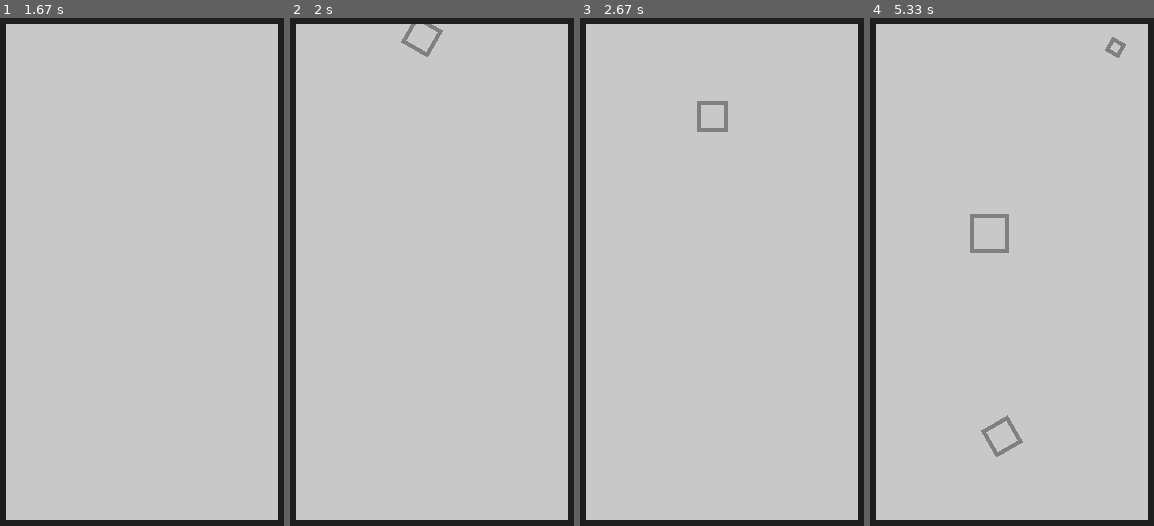
Above: before the commit, frames 1-4 (left to right).
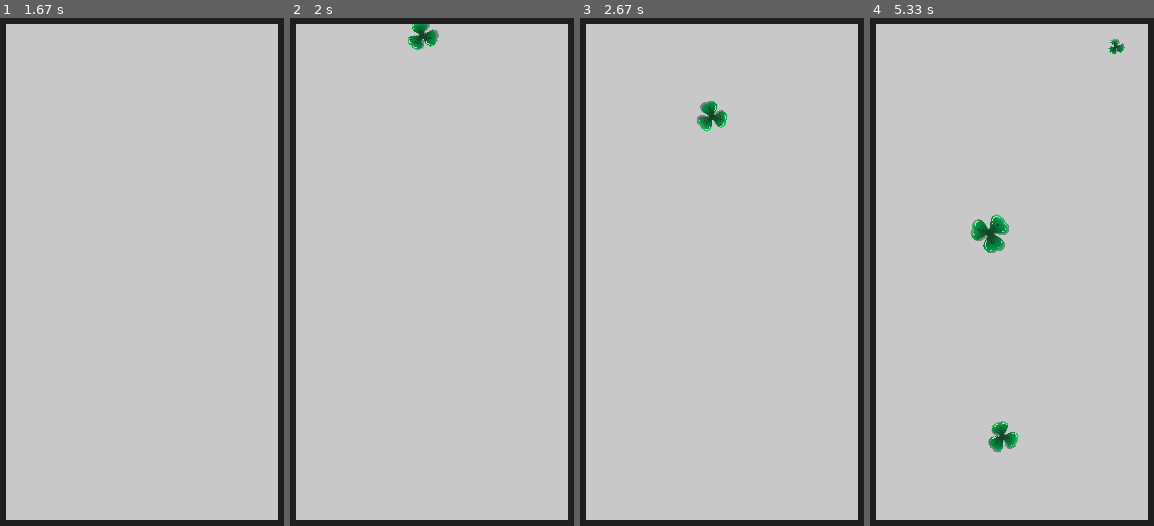
Above: after the commit, the same moments.

Repository: pyGuru123/pygame-quickies
Game: pygame game, started from Rotation/rotate_rect.py
The game is run twice, just before and just after one commit, with the same random seed, the same clock (stepped at 60 frames per second) and the same inputs.
Inputs:
- Up to frame 1 (1.67 s): no input
- Up to frame 2 (2 s): no input
- Up to frame 3 (2.67 s): no input
- Up to frame 4 (5.33 s): no input

Frame 1 is identical in both runs. In frame 2, 0.5% of the frame differs, in the area x 39-54%, y 1-8%; in frame 3, 0.6%; in frame 4, 1.6%, in the area x 35-91%, y 3-87%.

Commit message:
added image rotation

Diff:
--- a/Rotation/rotate_rect.py
+++ b/Rotation/rotate_rect.py
@@ -2,7 +2,7 @@
 import random
 
 class Square(pygame.sprite.Sprite):
-	def __init__(self, x, y):
+	def __init__(self, x, y, image=None):
 		super(Square, self).__init__()
 
 		self.win = win
@@ -11,15 +11,24 @@
 		self.angle = 0
 
 		self.side = random.randint(15, 40)
-
-		self.surface = pygame.Surface((self.side, self.side), pygame.SRCALPHA)
-		self.surface.set_colorkey((200,200,200))
-		self.rect = self.surface.get_rect(center=(x, y))
+		self.image = None
+		if image:
+			self.image = pygame.image.load(image)
+			self.image = pygame.transform.scale(self.image, (self.side, self.side))
+			self.rect = self.image.get_rect(center=(x, y))
+		else:
+			self.surface = pygame.Surface((self.side, self.side), pygame.SRCALPHA)
+			self.surface.set_colorkey((200,200,200))
+			self.rect = self.surface.get_rect(center=(x, y))
 
 	def update(self, win):
 		center = self.rect.center
 		self.angle = (self.angle + self.speed) % 360
-		image = pygame.transform.rotate(self.surface , self.angle)
+		if self.image:
+			image = pygame.transform.rotate(self.image , self.angle)
+			self.rect.x += random.randint(-1, 1)
+		else:
+			image = pygame.transform.rotate(self.surface , self.angle)
 		self.rect = image.get_rect()
 		self.rect.center = center
 
@@ -28,7 +37,8 @@
 		if self.rect.top >= HEIGHT:
 			self.kill()
 
-		pygame.draw.rect(self.surface, self.color, (0,0, self.side, self.side), 4)
+		if not self.image:
+			pygame.draw.rect(self.surface, self.color, (0,0, self.side, self.side), 4)
 		win.blit(image, self.rect)
 
 if __name__ == '__main__':
@@ -40,6 +50,7 @@
 	FPS = 60
 	count = 0
 
+	leaf = 'leaf.png'
 	square_group = pygame.sprite.Group()
 
 	running = True
@@ -55,7 +66,7 @@
 		if count % 100 == 0:
 			x = random.randint(40, WIDTH-40)
 			y = 0
-			square = Square(x, y)
+			square = Square(x, y, leaf)
 			square_group.add(square)
 			count = 0
 
Binary file added: Rotation/leaf.png
